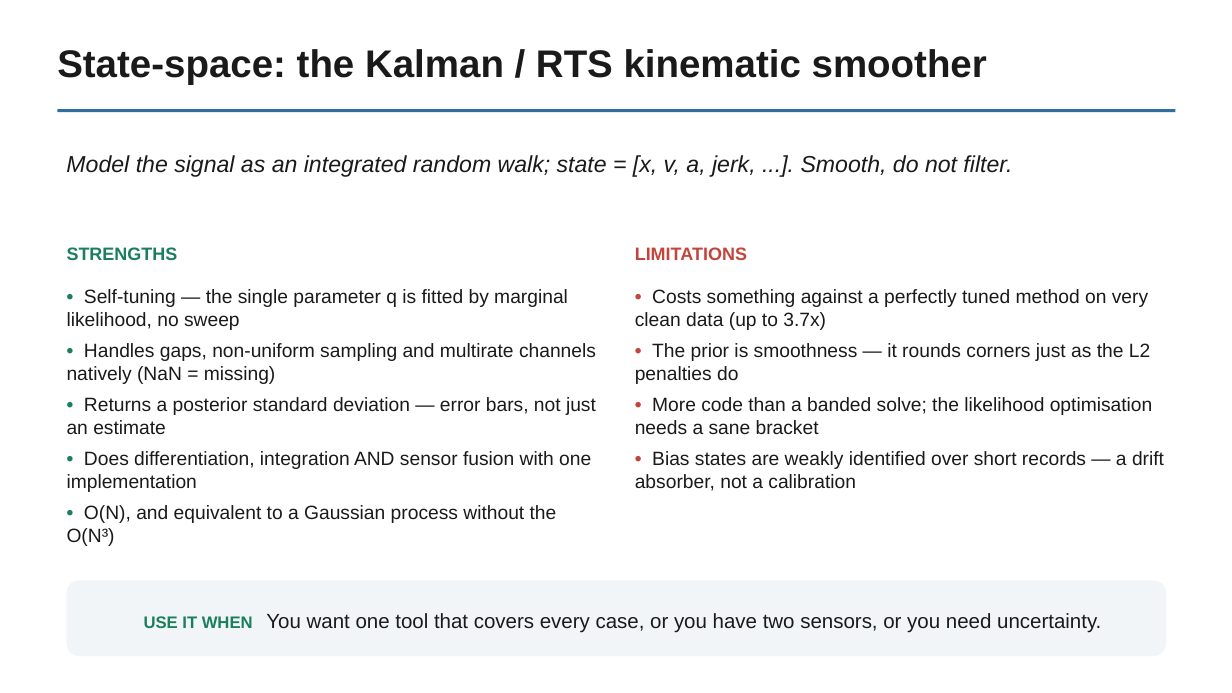
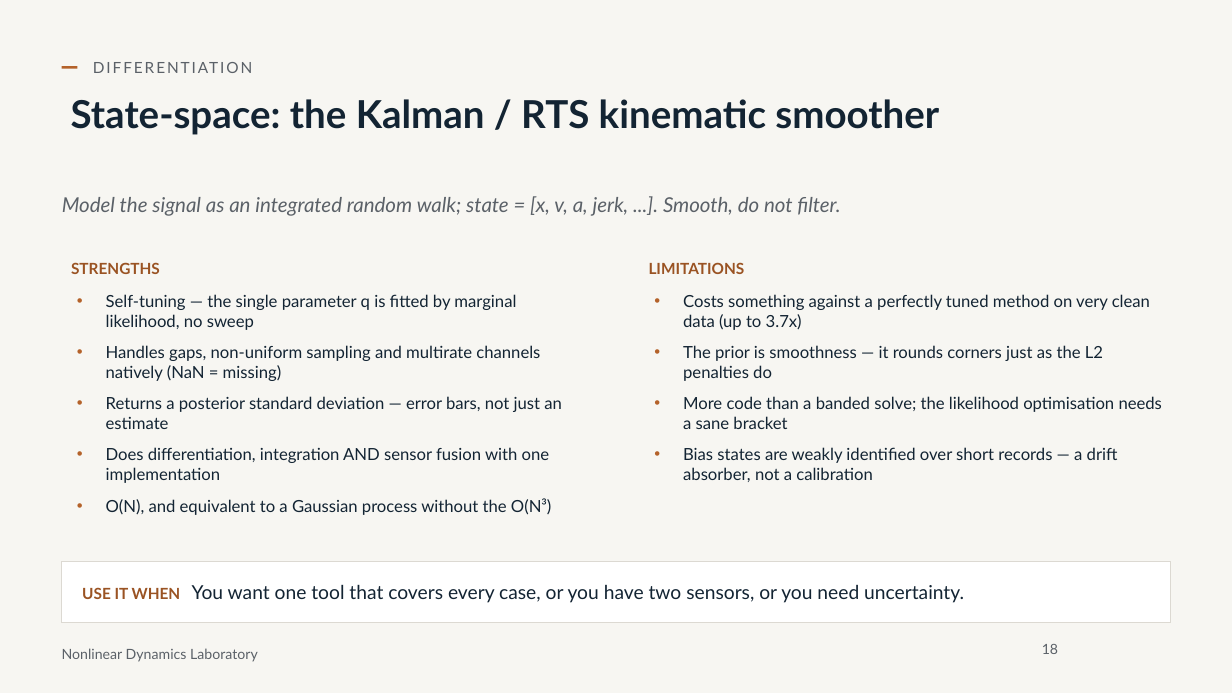
Before and after one commit to nld-uri/kinematics-toolbox, a slide deck: slide 18 of talk/differentiation_integration_talk.pptx (slide 16 before the commit). Drawn at 1232x693 pixels with LibreOffice and Linux fonts; fonts in the diff are those of the drawing; background and template pictures are left out. Boxes give left, top, right and bottom in pixels: in the first picture for what was removed or moved away, otherwise in the second. Text is boxed around its words. In the diff, an @@ line names an element or a change of style, - is before the commit and + after.

```diff
--- a/talk/differentiation_integration_talk.pptx
+++ b/talk/differentiation_integration_talk.pptx
@@ background #FFFFFF to #F7F6F2 @@
@@ text added at bbox=[84, 54, 639, 81], 12 pt, text #5B6168 @@
+DIFFERENTIATION
@@ title "State-space: the Kalman / RTS ...": place and size @@
-title "State-space: the Kalman / RTS ..." at bbox=[57, 49, 987, 84]
+title "State-space: the Kalman / RTS ..." at bbox=[71, 99, 939, 135]
@@ title "State-space: the Kalman / RTS ..." at bbox=[71, 99, 939, 135]: font Arial to Lato, text colour #1A1A1A to #132433 @@
@@ rectangle added at bbox=[62, 66, 78, 68], fill #B4622A @@
@@ rectangle removed at bbox=[57, 109, 1176, 113] @@
@@ text "Model the signal as an ...": place and size @@
-text "Model the signal as an ..." at bbox=[66, 155, 1012, 177]
+text "Model the signal as an ..." at bbox=[62, 196, 840, 216]
@@ text "Model the signal as an ..." at bbox=[62, 196, 840, 216]: size 18 to 16 pt, font Arial to Lato, text colour #1A1A1A to #5B6168 @@
@@ text removed at bbox=[67, 247, 178, 260] @@
-STRENGTHS
@@ text at bbox=[71, 262, 562, 515]: text changed; size 15 to 13 pt; font Arial to Lato; text colour #1A1A1A to #132433 @@
-• Self-tuning — the single parameter q is fitted by marginal likelihood, no sweep
-• Handles gaps, non-uniform sampling and multirate channels natively (NaN = missing)
-• Returns a posterior standard deviation — error bars, not just an estimate
-• Does differentiation, integration AND sensor fusion with one implementation
-• O(N), and equivalent to a Gaussian process without the O(N³)
+STRENGTHS
+• Self-tuning — the single parameter q is fitted by marginal likelihood, no sweep
+• Handles gaps, non-uniform sampling and multirate channels natively (NaN = missing)
+• Returns a posterior standard deviation — error bars, not just an estimate
+• Does differentiation, integration AND sensor fusion with one implementation
+• O(N), and equivalent to a Gaussian process without the O(N³)
@@ text removed at bbox=[635, 247, 747, 260] @@
-LIMITATIONS
@@ text at bbox=[649, 262, 1162, 482]: text changed; size 15 to 13 pt; font Arial to Lato; text colour #1A1A1A to #132433 @@
-• Costs something against a perfectly tuned method on very clean data (up to 3.7x)
-• The prior is smoothness — it rounds corners just as the L2 penalties do
-• More code than a banded solve; the likelihood optimisation needs a sane bracket
-• Bias states are weakly identified over short records — a drift absorber, not a calibration
+LIMITATIONS
+• Costs something against a perfectly tuned method on very clean data (up to 3.7x)
+• The prior is smoothness — it rounds corners just as the L2 penalties do
+• More code than a banded solve; the likelihood optimisation needs a sane bracket
+• Bias states are weakly identified over short records — a drift absorber, not a calibration
@@ rectangle "USE IT WHEN You want ...": place and size @@
-rectangle "USE IT WHEN You want ..." at bbox=[67, 580, 1166, 656]
+rectangle "USE IT WHEN You want ..." at bbox=[62, 562, 1171, 623]
@@ rectangle "USE IT WHEN You want ..." at bbox=[62, 562, 1171, 623]: size 13 to 12 pt, text colour #1B7F5C to #9A5323 in "USE IT WHEN"; size 16 to 15 pt, text colour #1A1A1A to #132433 in "You want one tool that covers every ..."; font Arial to Lato; alignment centre to left; rounded rectangle to rectangle; fill #F2F5F8 to #FFFFFF; outline none to #DCD9D2 0.75 pt @@
@@ text added at bbox=[62, 648, 258, 662], 11 pt, text #5B6168 @@
+Nonlinear Dynamics Laboratory
@@ page number added at bbox=[1042, 644, 1058, 654], 11 pt, text #5B6168 @@
+18
```
Also in this commit, not shown: 23 other slides changed, 16 slides added, 2 slides removed, 28 other files.
